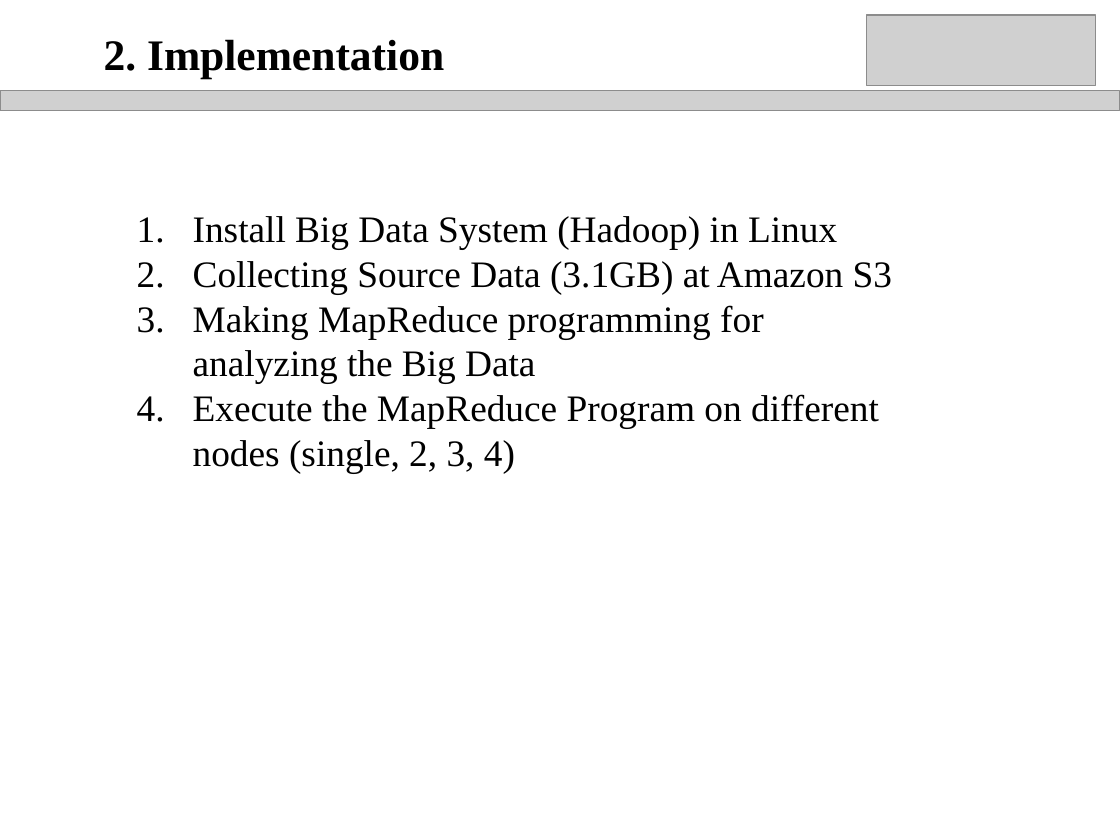
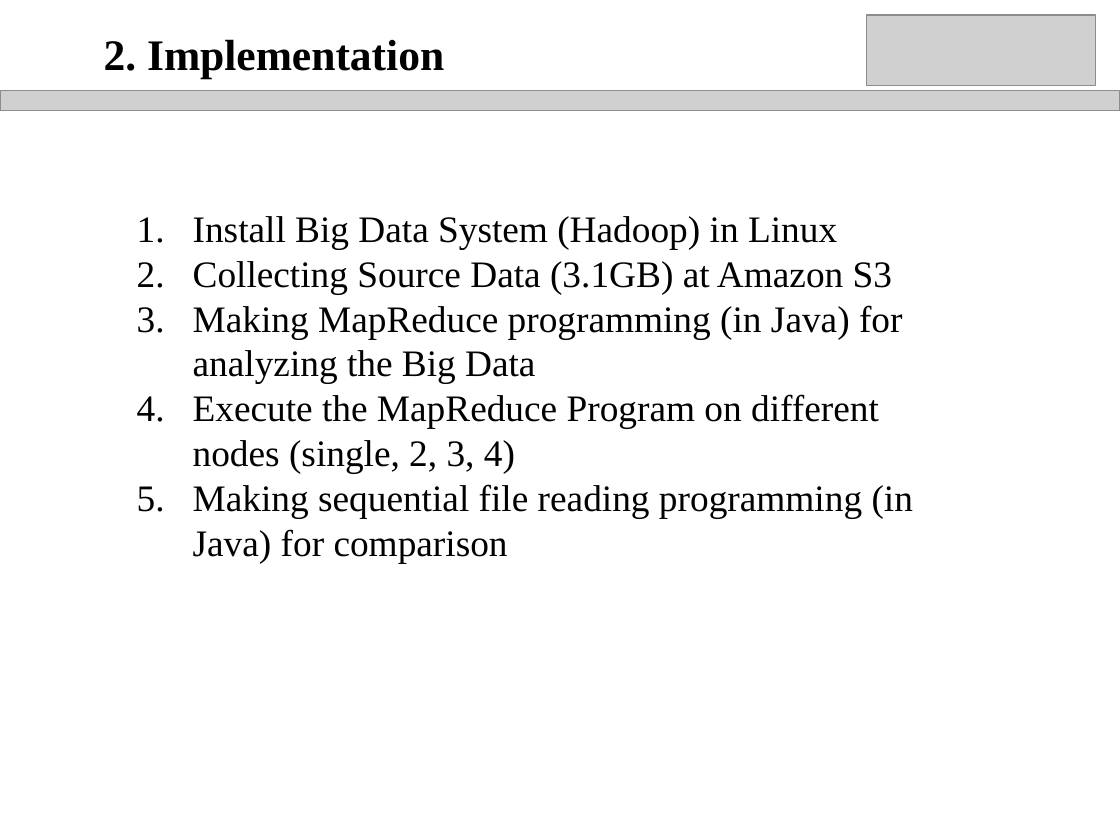
Before and after one commit to qianmai/qianmai.github.io, a slide deck: slide 16 of public/Final Presentation_QianMai.ppt (slide 13 before the commit). Drawn at 1120x840 pixels with LibreOffice and Linux fonts; fonts in the diff are those of the drawing; grey boxes stand for pictures; background and template pictures are left out. Boxes give left, top, right and bottom in pixels: in the first picture for what was removed or moved away, otherwise in the second. Text is boxed around its words. In the diff, an @@ line names an element or a change of style, - is before the commit and + after.

Commit message:
Final presentation

```diff
--- a/public/Final Presentation_QianMai.ppt
+++ b/public/Final Presentation_QianMai.ppt
@@ text at <box>193,305,903,384</box>: text changed @@
-3. Making MapReduce programming for analyzing the Big Data
+3. Making MapReduce programming (in Java) for analyzing the Big Data
@@ text at <box>193,484,913,563</box>: paragraph added @@
+5. Making sequential file reading programming (in Java) for comparison
```
Also in this commit, not shown: 3 other slides changed, 4 slides added.
